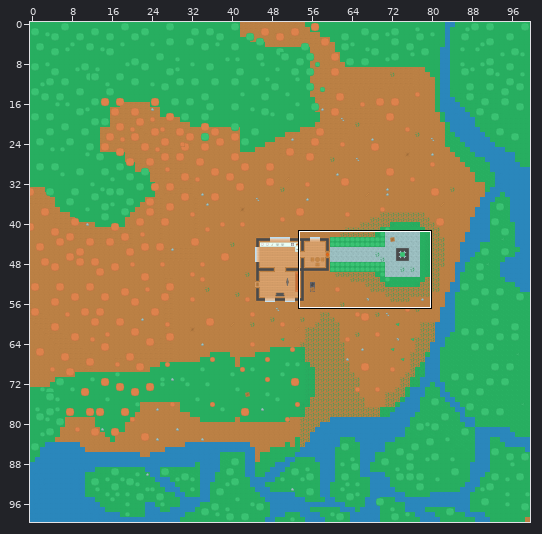
One commit to this Tiled map: resources/map.tmx. The picture above shows the old version from afar; the outline marks the close-up.
Close-up. Before the edit:
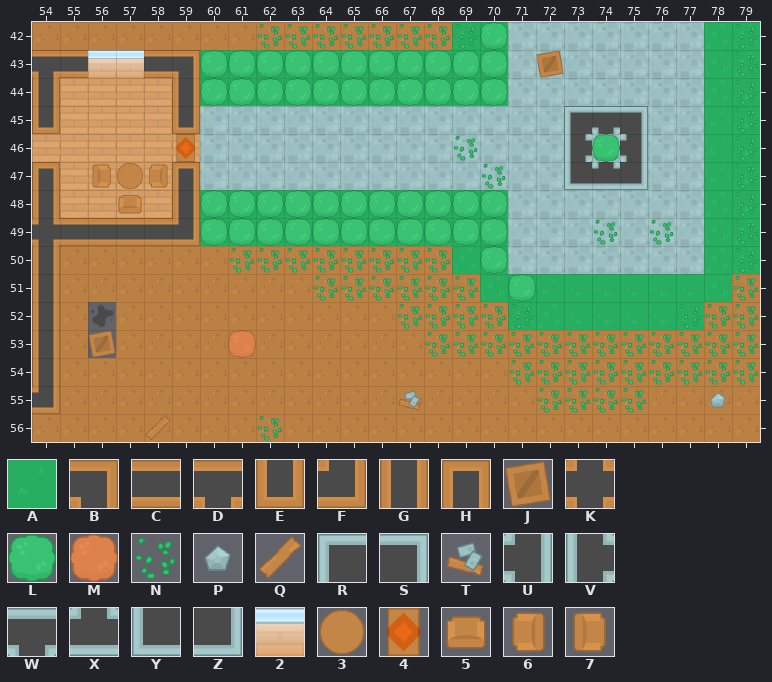
Cells are 64x64 px. Shown: x 54..79, y 42..56.
Key: from "topdown": A 2, B 118, C 119, D 120, E 123, F 145, G 146, H 149, J 155, K 178, L 182, M 185, N 212, P 238, Q 264, R 286, S 287, T 291, U 310, V 310 turned 180, W 310 turned 270, X 310 turned 90, Y 313, Z 314, 2 463, 3 505, 4 510 turned 90, 5 527, 6 527 turned 270, 7 527 turned 90.
_ is an empty cell.
Layers that did not change in this view are not listed.
Layer "Walls" before, first column x 54:
42 ________________L_________
43 DC22CB_____LL__LL_________
44 G____GLLLLLLLLLLL_________
45 E____E_____________RWS____
46 ___________________V_U____
47 H_736H_____________YXZ____
48 G__5_GLLLLLLLLLLL_________
49 KCCCCF_________LL_________
50 G_______________L_________
51 G________________L________
52 G_________________________
53 G_________________________
54 G_________________________
55 F_________________________
56 __________________________
Layer "Props" before, first column x 54:
42 ________NNNNNNNN_________N
43 ______LLLLL__LL___J______N
44 _________________________N
45 ________________________AN
46 _____4_________N____L___AN
47 ________________N_______AN
48 _________________________N
49 ______LLLLLLLLL_____N_N__N
50 _______NNNNNNNN__________N
51 __________NNNNNN_________N
52 _____________NNNNN_____NNN
53 _______M______NNNNNNNNNNNN
54 _________________NNNNNNNNN
55 _____________T____NNNN__P_
56 ____Q___N_________________
Once edited:
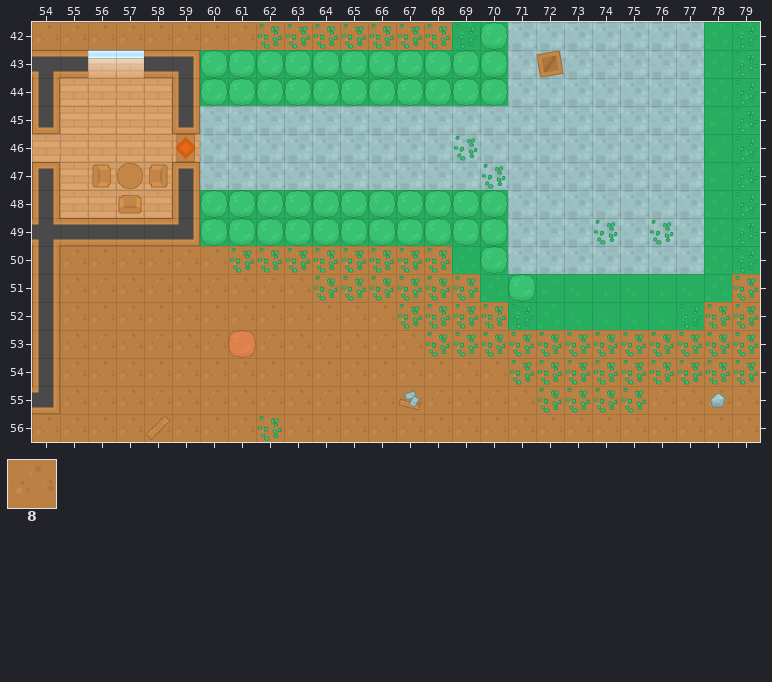
Further tiles: from "topdown": 8 4.
See-through tiles are keyed as they look on the map.
From old to new:
Changed rows in their new state; . is an unchanged cell.
Layer "Walls":
first column x 73:
45 ___
46 _._
47 ___
Layer "Props":
first column x 74:
46 _
first column x 56:
52 8
53 8
Pixel boxes of the changes (left, top, right, bottom) in both close-ups:
removed: (564, 106, 648, 190)
added: (88, 302, 116, 358)
